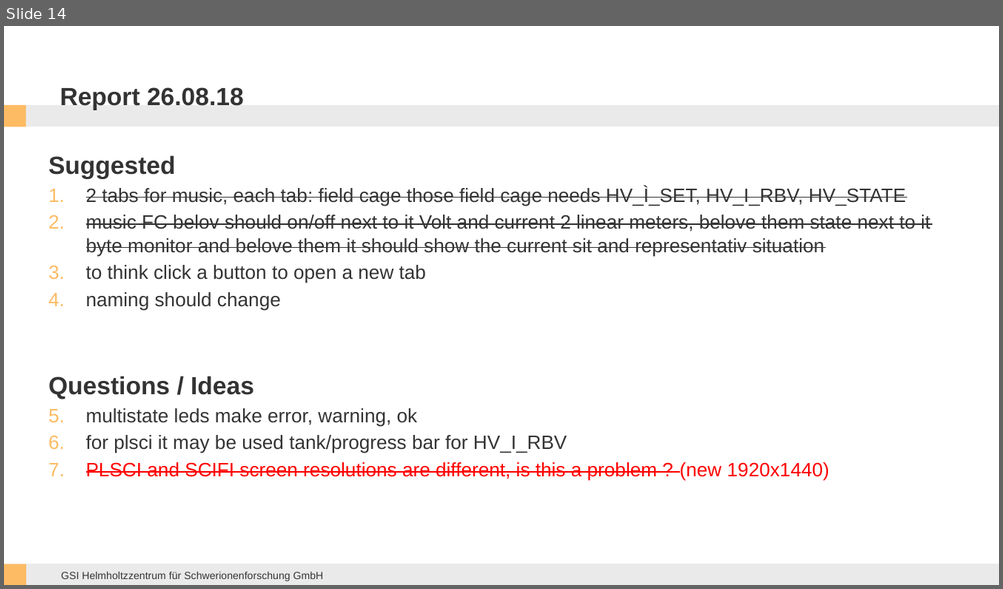
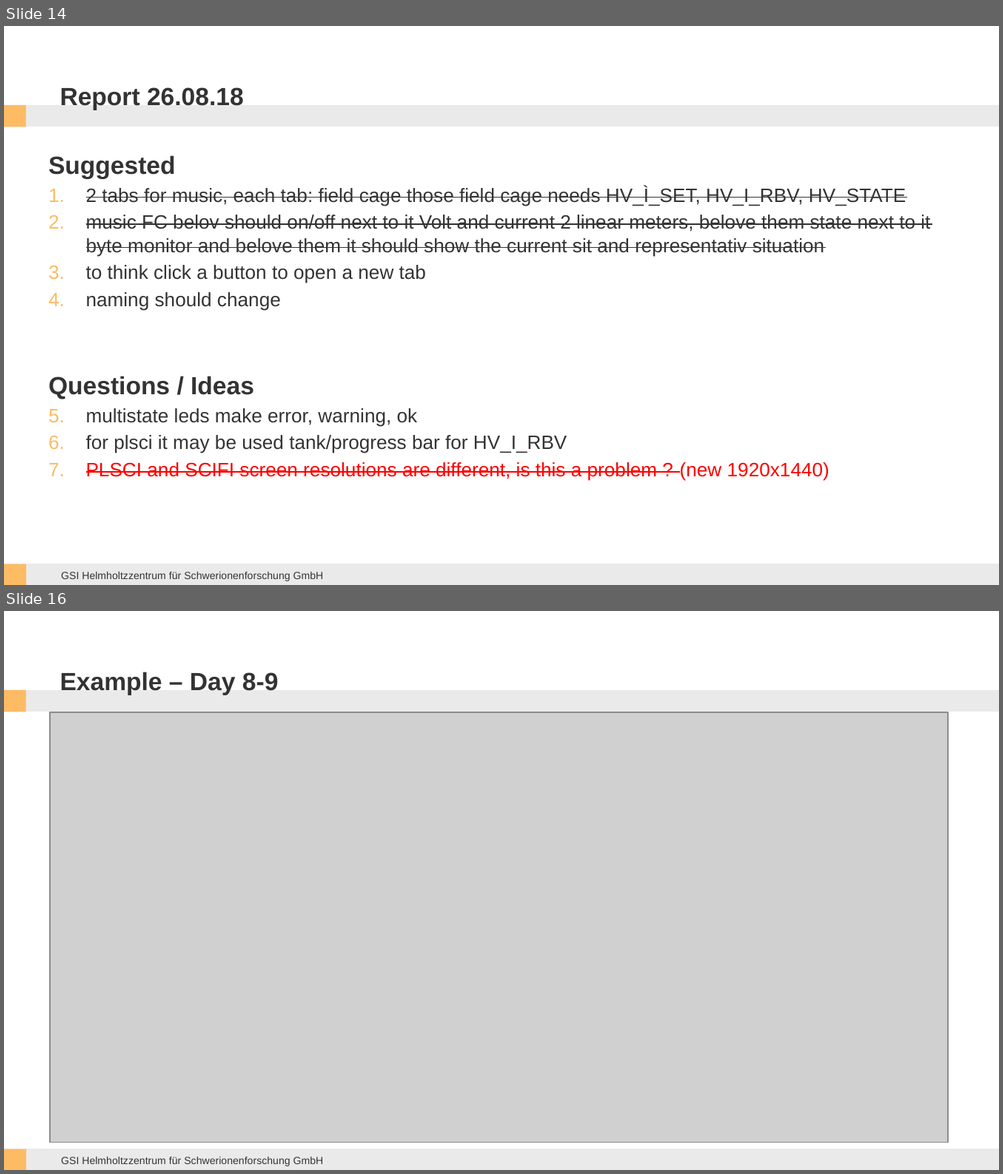
Before and after one commit to ikeshel/sfrs-dcs-epics, a slide deck: CSS_examples/Documentation && Report/CSS works.pptx. Shown one above the other, each under a label of ours: slide 14 before the commit, slides 14 and 16 after it; the slides between them are not shown. The pictures are 1003x589 and 1003x1174 pixels, drawn with LibreOffice and Linux fonts; fonts in the diff are those of the drawing; grey boxes stand for pictures; background and template pictures are left out. Boxes give left, top, right and bottom in pixels: in the first picture for what was removed or moved away, otherwise in the second. Text is boxed around its words. In the diff, an @@ line names an element or a change of style, - is before the commit and + after.

```diff
--- a/CSS_examples/Documentation && Report/CSS works.pptx
+++ b/CSS_examples/Documentation && Report/CSS works.pptx
@@ slide 16 added at (4,611,999,1170), background #FFFFFF; not listed: 5 template elements that a slide beside it also shows @@
@@ title added at (60,672,279,695), 18 pt, text #333333, bold @@
+Example – Day 8-9
@@ picture added at (50,712,948,1143) @@
```
Also in this commit, not shown: 2 other slides added, 12 other files.
